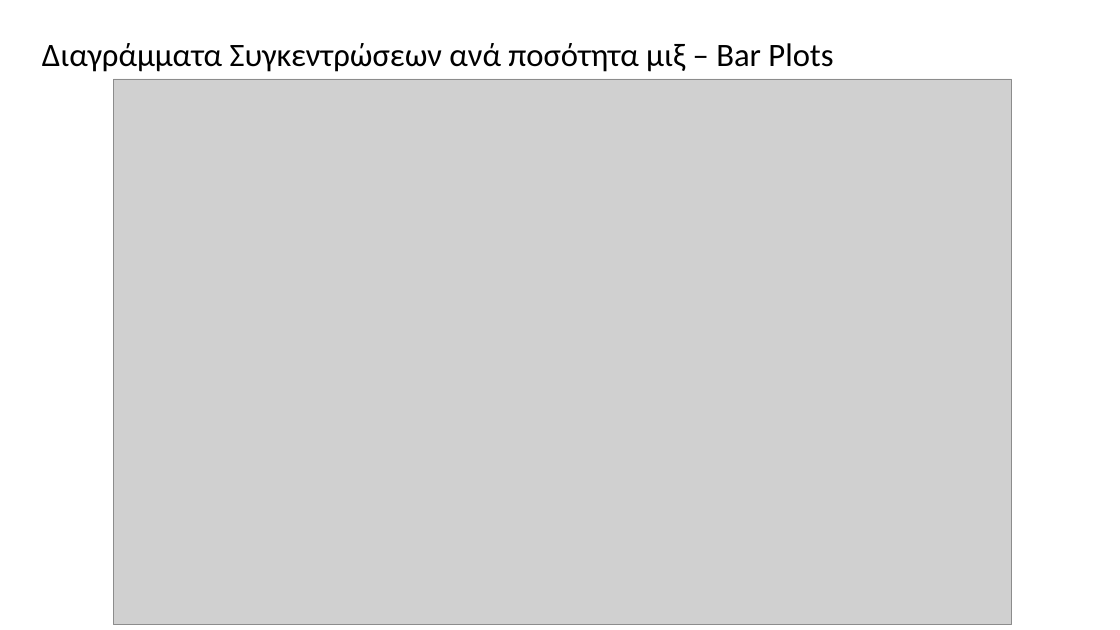
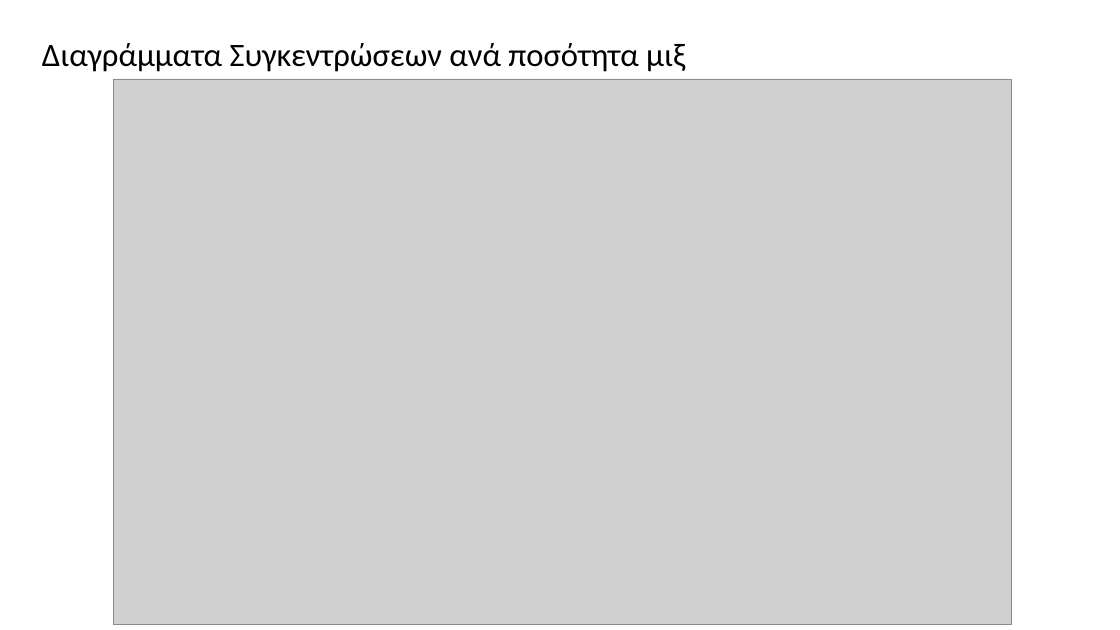
Before and after one commit to Vidianos-Giannitsis/masters-thesis, a slide deck: slide 4 of Reports/lab_scale_SSF_trial_2.pptx. Drawn at 1120x630 pixels with LibreOffice and Linux fonts; fonts in the diff are those of the drawing; grey boxes stand for pictures. Boxes give left, top, right and bottom in pixels: in the first picture for what was removed or moved away, otherwise in the second. Text is boxed around its words. In the diff, an @@ line names an element or a change of style, - is before the commit and + after.

```diff
--- a/Reports/lab_scale_SSF_trial_2.pptx
+++ b/Reports/lab_scale_SSF_trial_2.pptx
@@ title at bbox=[42, 43, 685, 72]: text changed @@
-Διαγράμματα Συγκεντρώσεων ανά ποσότητα μιξ – Bar Plots
+Διαγράμματα Συγκεντρώσεων ανά ποσότητα μιξ
```
Also in this commit, not shown: 4 other slides changed, 9 slides added, 4 slides removed, 19 other files.
